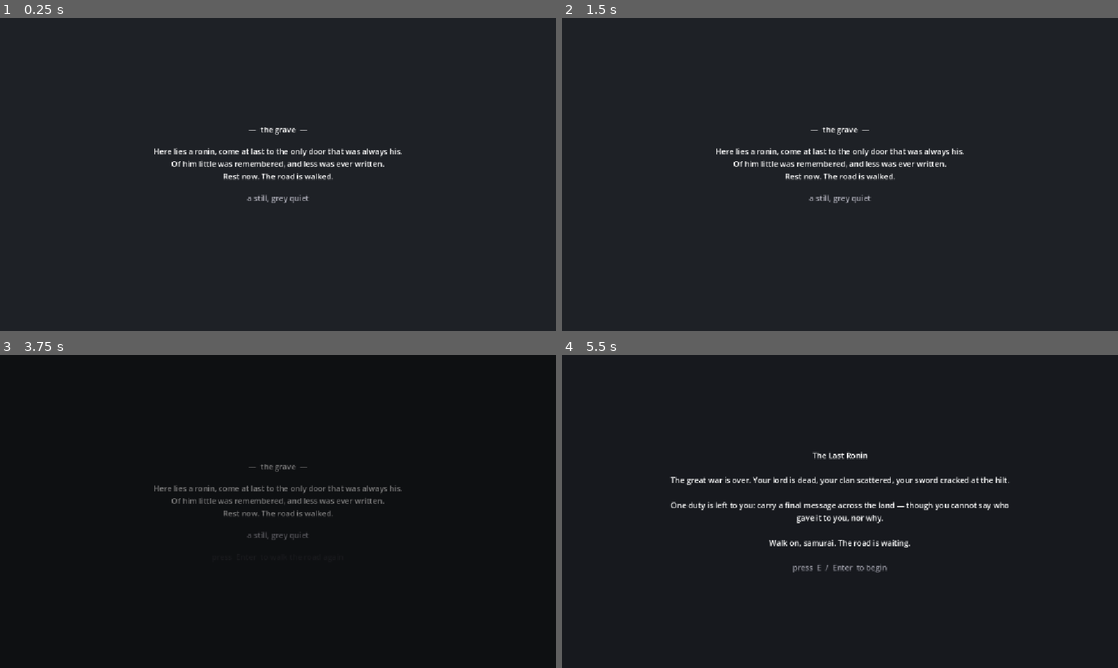
Above: before the commit, frames 1-4 (two rows, left to right).
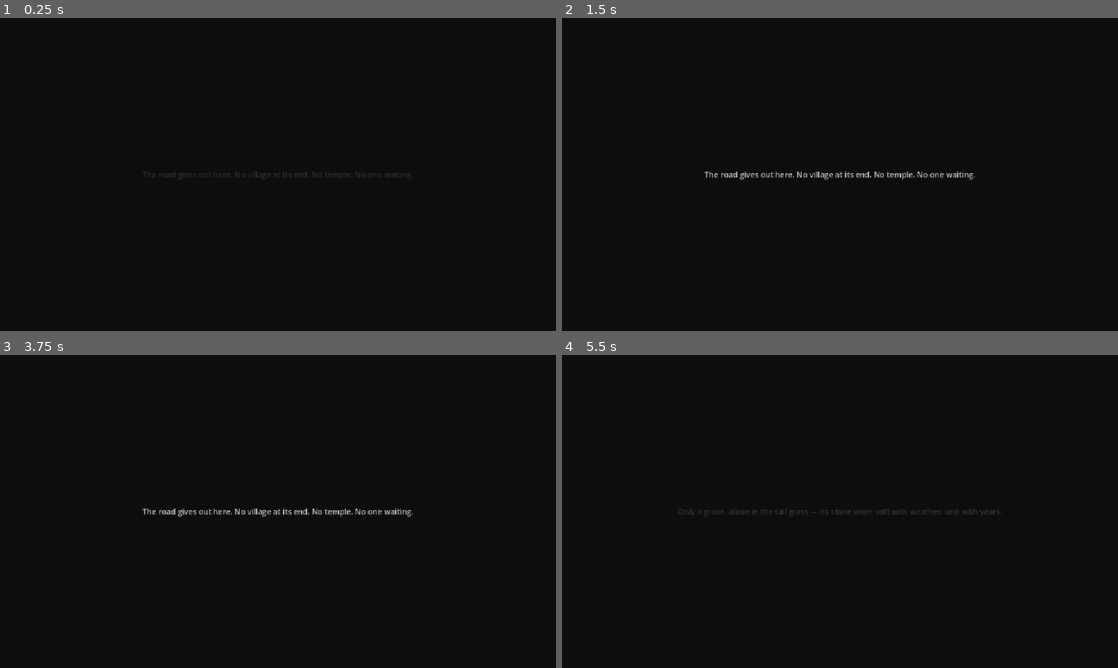
Above: after the commit, the same moments.

Repository: 01Akshaj-Maker/The-Last-Ronnin
Game: Godot game, scene res://scenes/ending/Ending.tscn
Two runs of this game, one before a commit and one after it. Both use one fixed random seed, a clock stepped at 60 frames per second and the inputs below. This scene is started directly instead of the project's main scene.
Inputs (mouse positions are in pixels of both pictures, inside the frame that each line leads up to):
- Up to frame 1 (0.25 s): no input
- Up to frame 2 (1.5 s): tap Enter (ui_accept) at 0.5, 0.77 s; move the mouse to (962, 158) at 0.52 s; hold D (move_right) 0.53-1.25 s; hold E (interact) 0.53-1.25 s; click (962, 158) at 0.67 s; drag from (728, 190) to (812, 237) at 1.27 s
- Up to frame 3 (3.75 s): tap Enter (ui_accept) at 2, 2.75, 3.5 s; move the mouse to (333, 442) at 2.02 s; hold D (move_right) 2.03-2.75 s; tap C at 2.1 s; drag from (250, 574) to (111, 464) at 2.77 s; move the mouse to (444, 558) at 3.52 s; hold A (move_left) from 3.53 s (still down); tap H at 3.6 s
- Up to frame 4 (5.5 s): tap Enter (ui_accept) at 3.77 s; release A (move_left) at 4.25 s; tap E (interact) at 4.25, 5 s; drag from (673, 464) to (756, 433) at 4.27 s; move the mouse to (867, 511) at 5.02 s; hold S (move_down) from 5.03 s (still down); tap J at 5.1 s; click (867, 511) at 5.17 s

The runs differ from the first frame. In frame 1, 1.7% of the frame differs, in the area x 27-73%, y 34-60%; in frame 2, 2.1%; in frame 3, 1.6%; in frame 4, 2.5%, in the area x 19-81%, y 30-70%.

Commit message:
Make the grave reveal land as a felt moment
- Arrive to a dark, quiet grave and let it breathe before any epitaph
- Reveal it line by line: he reads the name and it is his own — he died in the war
- Tie the moment back to the hints (the rain, the road, the name) so it clicks in hindsight
- Then the mood and epitaph bloom in from the choices, as before
- All the reveal wording and pacing live in data so they are easy to tune

Diff:
--- /dev/null
+++ b/data/ending/grave_reveal.tres
@@ -0,0 +1,10 @@
+[gd_resource type="Resource" script_class="GraveReveal" load_steps=2 format=3]
+
+[ext_resource type="Script" path="res://scripts/systems/grave_reveal.gd" id="1"]
+
+[resource]
+script = ExtResource("1")
+lines = PackedStringArray("The road gives out here. No village at its end. No temple. No one waiting.", "Only a grave, alone in the tall grass — its stone worn soft with weather, and with years.", "You kneel to read the name cut into the stone. Your hand goes still against it.", "It is your own.", "You fell in the war, samurai. A long time ago. The rain that never touched you, the road your feet already knew, the name you would not read — not riddles. Only the world, telling you gently, the whole long way home.")
+line_fade = 1.4
+line_hold = 2.4
+settle = 1.8
--- a/scenes/ending/Ending.tscn
+++ b/scenes/ending/Ending.tscn
@@ -1,8 +1,9 @@
-[gd_scene load_steps=4 format=3]
+[gd_scene load_steps=5 format=3]
 
 [ext_resource type="Script" path="res://scripts/world/ending.gd" id="1"]
 [ext_resource type="Resource" path="res://data/ending/epitaph.tres" id="2"]
 [ext_resource type="Resource" path="res://data/ending/moods.tres" id="3"]
+[ext_resource type="Resource" path="res://data/ending/grave_reveal.tres" id="4"]
 
 [node name="Ending" type="Control"]
 layout_mode = 3
@@ -12,6 +13,7 @@
 script = ExtResource("1")
 epitaph = ExtResource("2")
 mood_set = ExtResource("3")
+reveal = ExtResource("4")
 
 [node name="Background" type="ColorRect" parent="."]
 layout_mode = 1
@@ -32,6 +34,19 @@
 anchor_bottom = 1.0
 mouse_filter = 2
 color = Color(1, 1, 1, 0)
+
+[node name="Reveal" type="Label" parent="."]
+layout_mode = 1
+anchors_preset = 15
+anchor_right = 1.0
+anchor_bottom = 1.0
+offset_left = 150.0
+offset_right = -150.0
+horizontal_alignment = 1
+vertical_alignment = 1
+autowrap_mode = 3
+modulate = Color(0.85, 0.83, 0.8, 1)
+text = ""
 
 [node name="Center" type="CenterContainer" parent="."]
 layout_mode = 1
--- /dev/null
+++ b/scripts/systems/grave_reveal.gd
@@ -0,0 +1,21 @@
+@tool
+class_name GraveReveal
+extends Resource
+
+## The arrival-at-the-grave reveal (Bible §1 pitch, §4 twist), authored entirely as data so the
+## wording and the pacing can be tuned without code. The `lines` are shown one at a time — slow
+## and quiet, over a dark and near-silent approach — BEFORE the counter-driven epitaph: the walk
+## up, the realization the grave is his own, and the seeded hints clicking into place in
+## hindsight. Only after the reveal does the mood bloom and the epitaph assemble (§3, unchanged).
+##
+## Keep it restrained: let silence and one short line ("It is your own.") carry the weight, not
+## explanation. Timing lives here too, so the beat can breathe or quicken.
+
+## The reveal lines, shown in order.
+@export var lines: PackedStringArray = PackedStringArray()
+## Seconds to fade each line in, and to fade it out again.
+@export var line_fade: float = 1.3
+## Seconds to hold each line at full before it fades.
+@export var line_hold: float = 2.2
+## Extra silence after the final line before the epitaph and mood bloom in.
+@export var settle: float = 1.6
--- a/scripts/world/ending.gd
+++ b/scripts/world/ending.gd
@@ -1,37 +1,88 @@
 extends Control
 
-## The grave — real ending assembly (Bible §3 "ending state", §6 visual mood).
-##
-## Reads the accumulated Identity counters and assembles two things:
-##   1. an EPITAPH, from data-driven conditional fragments (EpitaphData), and
+## The grave — arrival reveal (Bible §1 pitch, §4 twist) wrapped around the counter-driven
+## ending (§3, §6). Two things are unchanged and still purely data-driven:
+##   1. an EPITAPH assembled from conditional fragments (EpitaphData), and
 ##   2. a visual MOOD (palette + placeholder particles), chosen by "warmth" (MoodSet).
 ##
-## Both the epitaph fragments and the moods live in data (res://data/ending/), so new content
-## is a data edit, never a code edit (§9). The visuals here are deliberate placeholders — a
-## tinted ColorRect for light and CPUParticles2D squares for blossoms/snow. Real art/shaders
-## can replace them later: the selection logic below reads only from data and never changes.
+## What is new is only the TIMING and staging around them. The scene opens dark and quiet and
+## holds both back while a slow, restrained reveal plays (GraveReveal, all in data): the walk
+## up to the grave, the moment he reads his own name, and the seeded hints clicking into place.
+## Then the mood blooms and the epitaph assembles. The selection logic below is untouched.
 
 ## The grave is meant to land before anything invites the player to move on, so the
-## "begin again" prompt stays hidden and inert for this long, then fades in.
+## "begin again" prompt stays hidden and inert for this long after the reveal, then fades in.
 const REPLAY_DELAY: float = 3.5
+## Seconds for the mood + epitaph to fade up once the reveal has finished.
+const BLOOM_TIME: float = 2.4
+## The quiet near-dark the scene opens on, before the mood blooms in.
+const APPROACH_COLOR: Color = Color(0.05, 0.05, 0.06, 1)
 
 @export var epitaph: EpitaphData
 @export var mood_set: MoodSet
+@export var reveal: GraveReveal
 
 @onready var _background: ColorRect = $Background
 @onready var _tint: ColorRect = $Tint
 @onready var _particles: CPUParticles2D = $Particles
+@onready var _title_label: Label = $Center/VBox/Title
 @onready var _epitaph_label: Label = $Center/VBox/Epitaph
 @onready var _caption_label: Label = $Center/VBox/Caption
 @onready var _hint_label: Label = $Center/VBox/Hint
+@onready var _reveal_label: Label = $Reveal
 
 var _can_replay: bool = false
 
 
 func _ready() -> void:
-	_apply_mood(mood_set.pick(_warmth()) if mood_set != null else null)
+	# Open on a quiet dark and hold the mood + epitaph back for the reveal.
+	_background.color = APPROACH_COLOR
+	_tint.color = Color(1, 1, 1, 0)
+	_particles.emitting = false
+	_title_label.modulate.a = 0.0
+	_epitaph_label.modulate.a = 0.0
+	_caption_label.modulate.a = 0.0
+	_hint_label.modulate.a = 0.0
+	_reveal_label.modulate.a = 0.0
+	# Assemble the epitaph now (from the counters), but keep it hidden until the reveal ends.
 	if epitaph != null:
 		_epitaph_label.text = epitaph.assemble()
+	_play_reveal()
+
+
+## The slow, quiet reveal — one restrained line at a time over the dark approach (§4, §6). Pure
+## presentation: it shows GraveReveal.lines and never touches the counters.
+func _play_reveal() -> void:
+	if reveal != null:
+		for line in reveal.lines:
+			if not is_inside_tree():
+				return
+			_reveal_label.text = line
+			var t_in: Tween = create_tween()
+			t_in.tween_property(_reveal_label, "modulate:a", 0.92, reveal.line_fade)
+			await t_in.finished
+			await get_tree().create_timer(reveal.line_hold).timeout
+			if not is_inside_tree():
+				return
+			var t_out: Tween = create_tween()
+			t_out.tween_property(_reveal_label, "modulate:a", 0.0, reveal.line_fade)
+			await t_out.finished
+		await get_tree().create_timer(reveal.settle).timeout
+	if not is_inside_tree():
+		return
+	_bloom()
+
+
+## After the reveal, the counter-driven payoff fades up: the mood (warm/cold) and the epitaph.
+## The selection (warmth -> mood, epitaph.assemble) already happened; here we only reveal it.
+func _bloom() -> void:
+	_apply_mood(mood_set.pick(_warmth()) if mood_set != null else null)
+	var tween: Tween = create_tween()
+	tween.set_parallel(true)
+	tween.tween_property(_title_label, "modulate:a", 1.0, BLOOM_TIME)
+	tween.tween_property(_epitaph_label, "modulate:a", 1.0, BLOOM_TIME)
+	tween.tween_property(_caption_label, "modulate:a", 1.0, BLOOM_TIME)
+	await tween.finished
 	_arm_replay()
 
 
@@ -45,10 +96,13 @@
 func _apply_mood(mood: MoodData) -> void:
 	if mood == null:
 		return
-	_background.color = mood.background_color
-	_tint.color = mood.tint_color
 	_caption_label.text = mood.caption
 	_configure_particles(mood)
+	# Bloom the light in rather than snapping it on — the mood arriving with the epitaph.
+	var tween: Tween = create_tween()
+	tween.set_parallel(true)
+	tween.tween_property(_background, "color", mood.background_color, BLOOM_TIME)
+	tween.tween_property(_tint, "color", mood.tint_color, BLOOM_TIME)
 
 
 func _configure_particles(mood: MoodData) -> void:
